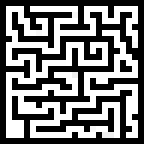
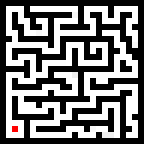
Two versions of the same layered image (144px x 144px). Layer-by-layer changes:
painted on "Слой 1" over <box>12,126,18,132</box>
